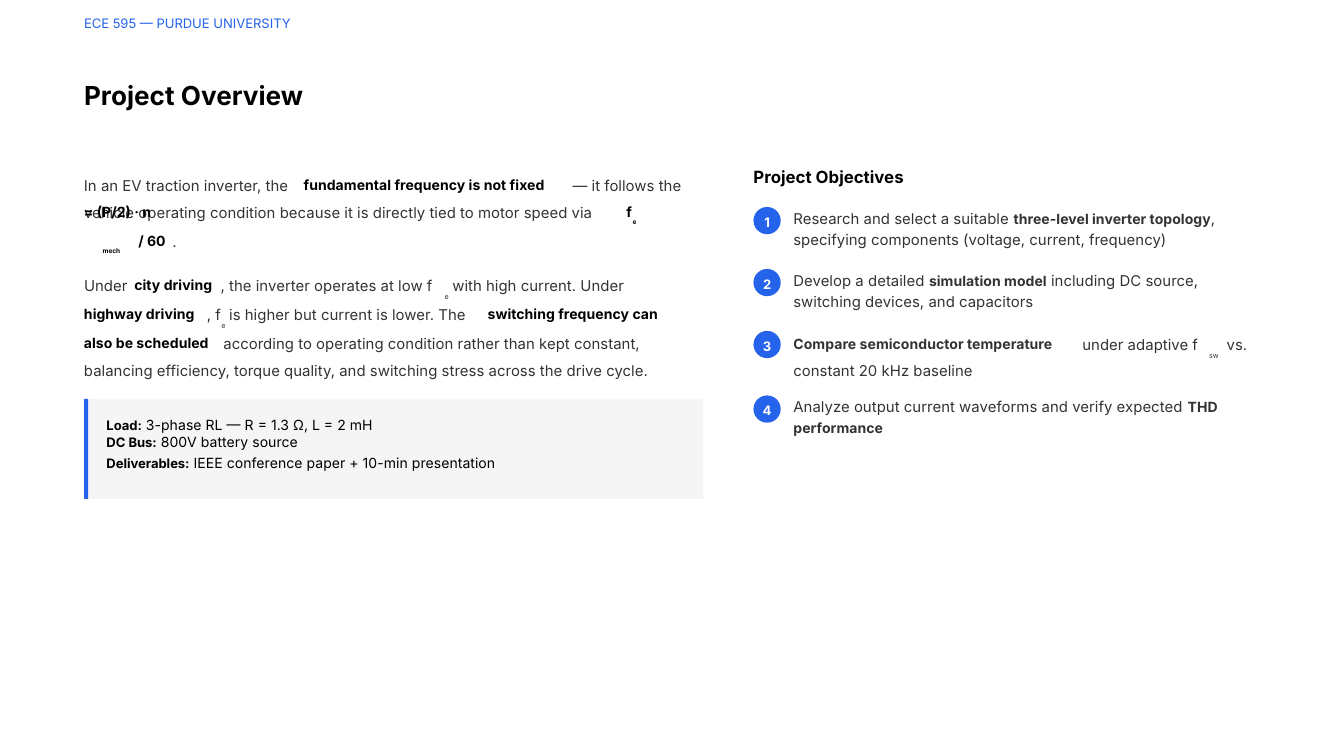
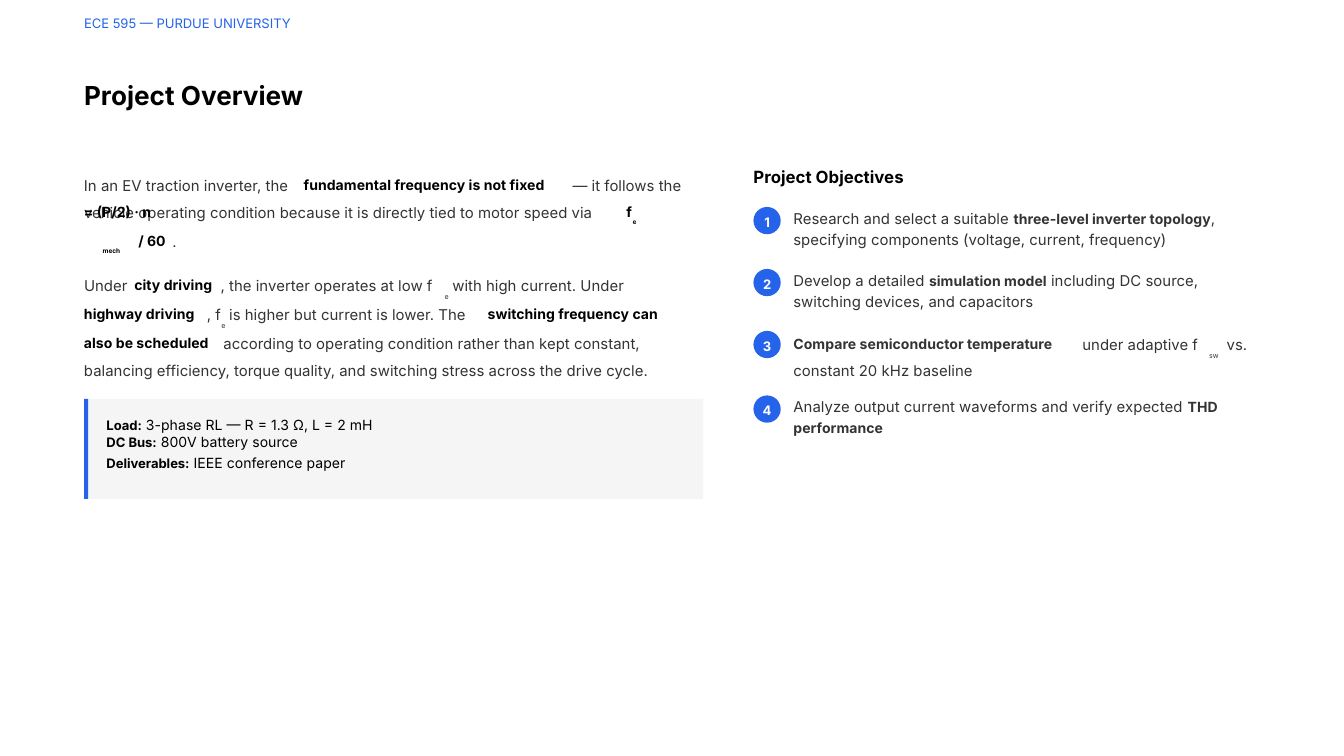
Before and after one commit to HayagreevSMeta/Inverter-Design, a slide deck: slide 2 of FC_Inverter_Presentation.pptx. Drawn at 1344x756 pixels with LibreOffice and Linux fonts; fonts in the diff are those of the drawing; background and template pictures are left out. Boxes give left, top, right and bottom in pixels: in the first picture for what was removed or moved away, otherwise in the second. Text is boxed around its words. In the diff, an @@ line names an element or a change of style, - is before the commit and + after.

Commit message:
Remove 10-min presentation mention from intro slide

```diff
--- a/FC_Inverter_Presentation.pptx
+++ b/FC_Inverter_Presentation.pptx
@@ text at box(106, 419, 373, 471): text changed @@
-Load: 3-phase RL — R = 1.3 Ω, L = 2 mH
-DC Bus: 800V battery source
-Deliverables: IEEE conference paper + 10-min presentation
+Load: 3-phase RL — R = 1.3 Ω, L = 2 mH
+DC Bus: 800V battery source
+Deliverables: IEEE conference paper
```
Also in this commit, not shown: 1 other file.
